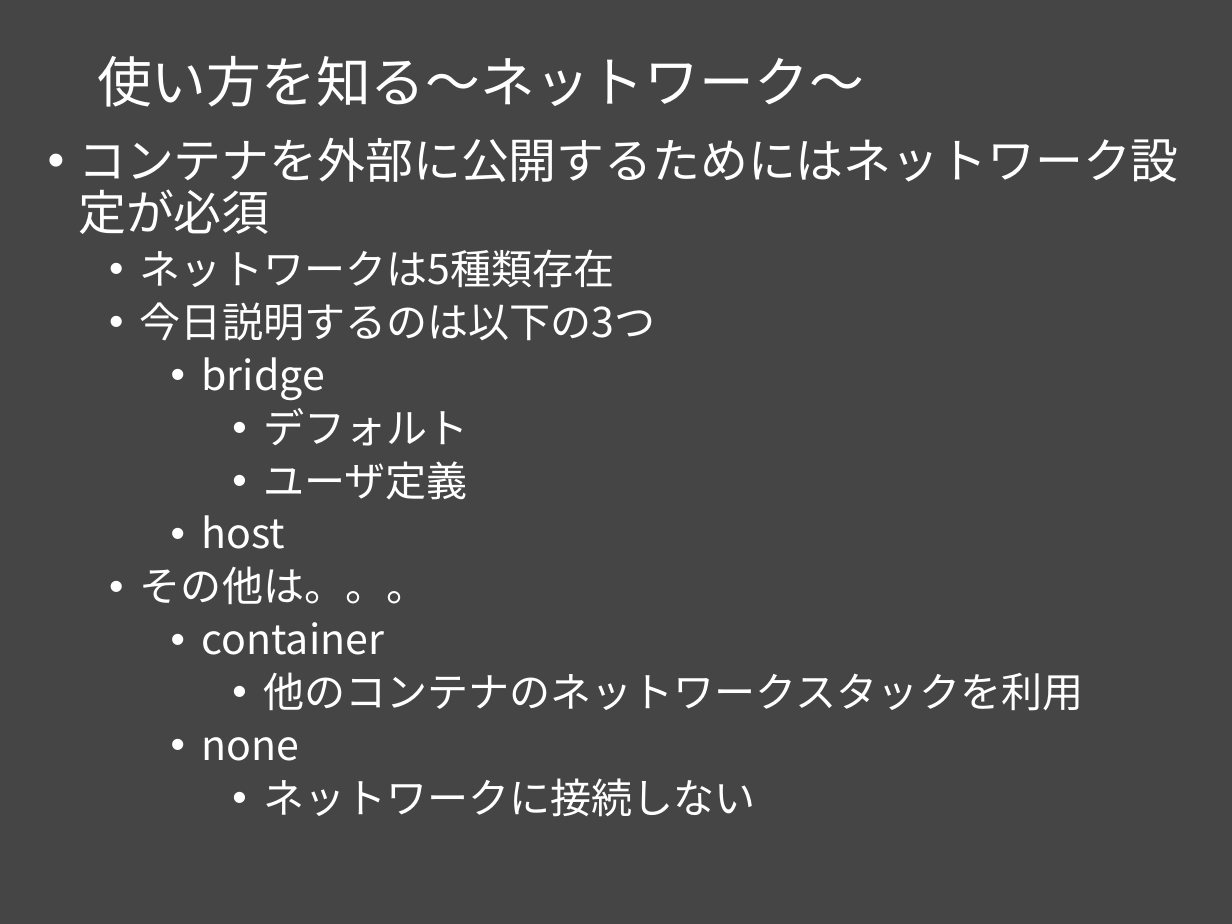
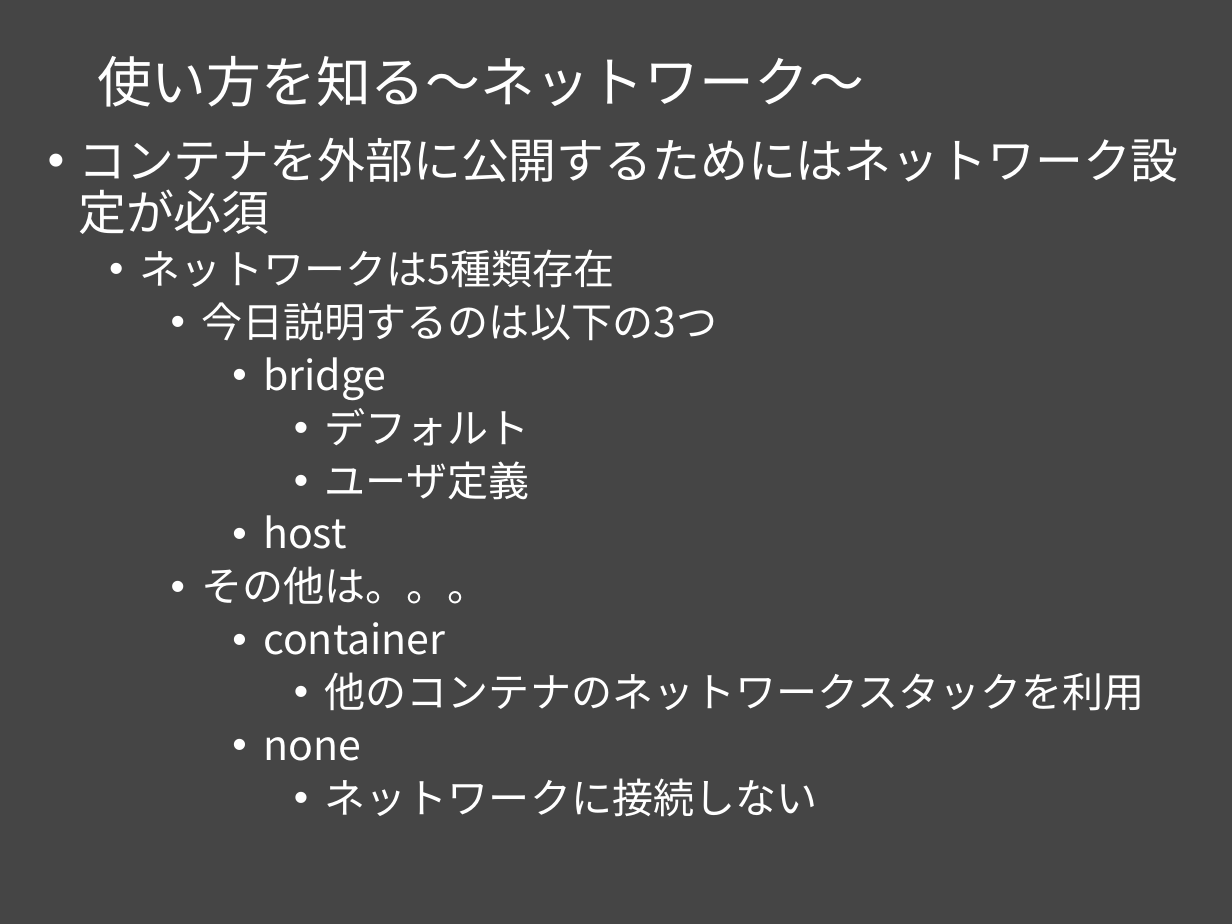
Before and after one commit to msntts/workshop_docker, a slide deck: slide 29 of docker勉強会Vol1(Dockerの基本).pptx. Drawn at 1232x924 pixels with LibreOffice and Linux fonts; fonts in the diff are those of the drawing. Boxes give left, top, right and bottom in pixels: in the first picture for what was removed or moved away, otherwise in the second. Text is boxed around its words. In the diff, an @@ line names an element or a change of style, - is before the commit and + after.

```diff
--- a/docker勉強会Vol1(Dockerの基本).pptx
+++ b/docker勉強会Vol1(Dockerの基本).pptx
@@ text at [202, 302, 1145, 817]: list level 2 to 3 in "今日説明するのは以下の3つ"; list level 3 to 4 in "bridge"; list level 4 to 5 in "デフォルト"; list level 4 to 5 in "ユーザ定義"; list level 3 to 4 in "host"; list level 2 to 3 in "その他は。。。"; list level 3 to 4 in "container"; list level 4 to 5 in "他のコンテナのネットワークスタックを利用"; list level 3 to 4 in "none"; list level 4 to 5 in "ネットワークに接続しない" @@
```
Also in this commit, not shown: 4 other slides changed, 2 slides removed, 1 other file.
